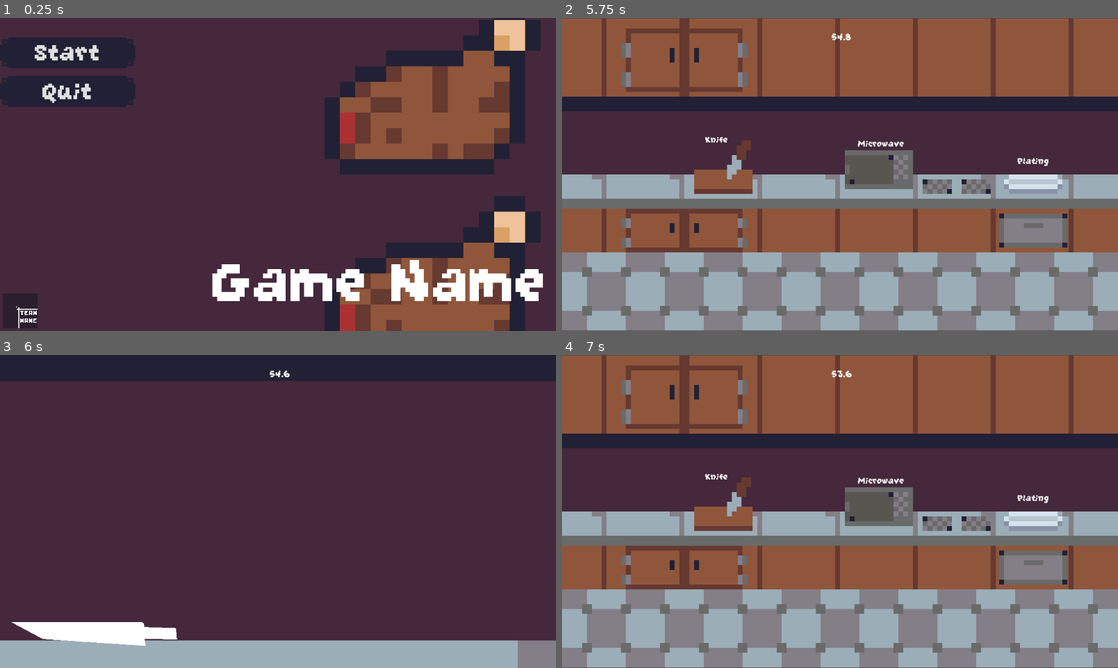
Above: before the commit, frames 1-4 (two rows, left to right).
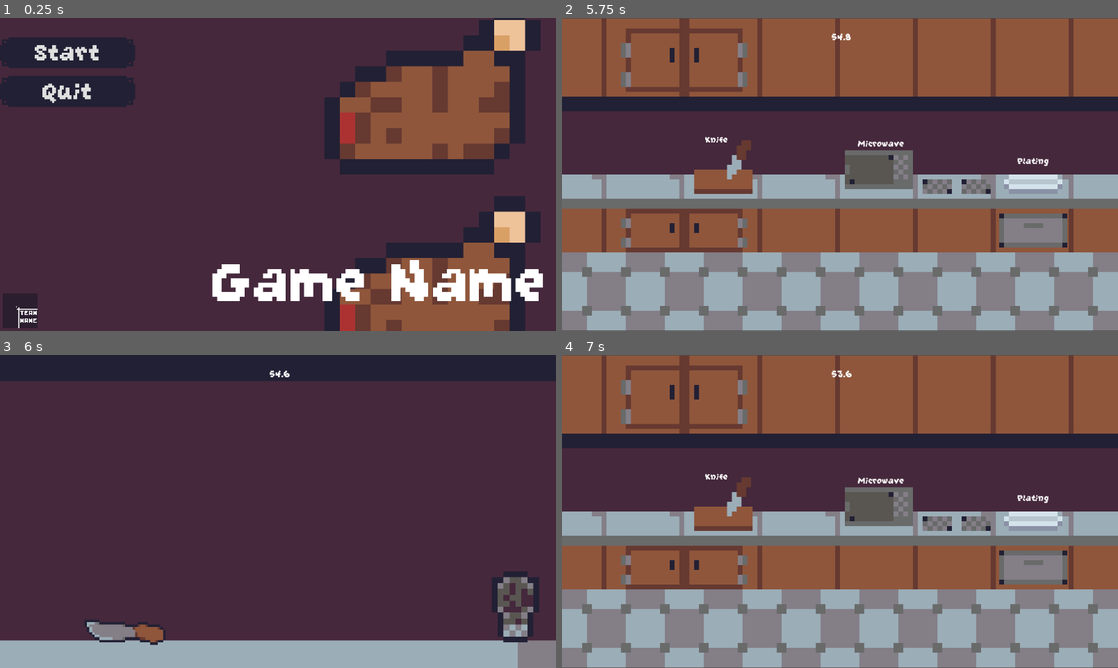
Above: after the commit, the same moments.

Repository: Sastingus/Team-name-GMTK-2026
Game: Godot game, scene res://scenes/worlds/main_menu.tscn
Same seed, same stepped clock (60 frames per second), same inputs: the game is played once before the commit and once after it.
Inputs (mouse positions are in pixels of both pictures, inside the frame that each line leads up to):
- Up to frame 1 (0.25 s): no input
- Up to frame 2 (5.75 s): click "Start" at 0.5 s; tap Enter at 1.25, 4.25 s; move the mouse to (812, 237) at 1.27 s; right-click (812, 237) at 1.35 s; move the mouse to (1006, 221) at 2.02 s; click (1006, 221) at 2.1 s; move the mouse to (673, 127) at 2.77 s; right-click (673, 127) at 2.85 s; tap Space at 3.5 s; move the mouse to (867, 174) at 3.52 s; click (867, 174) at 3.6 s; move the mouse to (756, 96) at 4.27 s; right-click (756, 96) at 4.35 s; move the mouse to (962, 158) at 5.02 s; click (962, 158) at 5.1 s
- Up to frame 3 (6 s): move the mouse to (166, 527) at 5.77 s; right-click (166, 527) at 5.85 s
- Up to frame 4 (7 s): tap Space at 6.5 s; move the mouse to (656, 636) at 6.52 s; click (656, 636) at 6.6 s

Frames 1-2 are identical in both runs. In frame 3, 3.0% of the frame differs, in the area x 2-97%, y 69-93%; in frame 4, nothing differs.

Commit message:
new plate and new knife

Diff:
--- a/scenes/tools/Plate/plate.gd
+++ b/scenes/tools/Plate/plate.gd
@@ -3,7 +3,7 @@
 
 var current_target : RigidBody2D
 @onready var animation_player: AnimationPlayer = $AnimationPlayer
-@onready var sprite: Polygon2D = $Polygon2D
+@onready var sprite: AnimatedSprite2D = $AnimatedSprite2D
 @onready var button: Button = $Button
 
 func send_off():
--- a/scenes/tools/Plate/plate.tscn
+++ b/scenes/tools/Plate/plate.tscn
@@ -1,51 +1,67 @@
 [gd_scene format=3 uid="uid://bui68jasparpc"]
 
-[ext_resource type="Script" uid="uid://mi7yld5w24xv" path="res://scenes/tools/plate/plate.gd" id="1_ui4i7"]
+[ext_resource type="Script" uid="uid://mi7yld5w24xv" path="res://scenes/tools/Plate/plate.gd" id="1_ui4i7"]
 [ext_resource type="Theme" uid="uid://bfti8v7mjvobe" path="res://assets/button_theme.tres" id="2_u3mkx"]
+[ext_resource type="Texture2D" uid="uid://dwjbn17x3xyne" path="res://assets/Sprite-0002.png" id="3_nmvp8"]
+
+[sub_resource type="AtlasTexture" id="AtlasTexture_nmvp8"]
+atlas = ExtResource("3_nmvp8")
+region = Rect2(0, 64, 256, 64)
+
+[sub_resource type="SpriteFrames" id="SpriteFrames_j4oyv"]
+animations = [{
+"frames": [{
+"duration": 1.0,
+"texture": SubResource("AtlasTexture_nmvp8")
+}],
+"loop": 1,
+"name": &"default",
+"speed": 5.0
+}]
 
 [sub_resource type="RectangleShape2D" id="RectangleShape2D_07jyi"]
-size = Vector2(554, 26)
+size = Vector2(290, 26)
 
 [sub_resource type="RectangleShape2D" id="RectangleShape2D_1gpru"]
-size = Vector2(554, 30)
+size = Vector2(286, 62)
 
 [sub_resource type="Animation" id="Animation_oicni"]
 length = 0.001
 tracks/0/type = "value"
 tracks/0/imported = false
 tracks/0/enabled = true
-tracks/0/path = NodePath("Polygon2D:position")
+tracks/0/path = NodePath("CollisionShape2D:disabled")
 tracks/0/interp = 1
 tracks/0/loop_wrap = true
 tracks/0/keys = {
 "times": PackedFloat32Array(0),
 "transitions": PackedFloat32Array(1),
-"update": 0,
-"values": [Vector2(-19, 33)]
+"update": 1,
+"values": [false]
 }
 tracks/1/type = "value"
 tracks/1/imported = false
 tracks/1/enabled = true
-tracks/1/path = NodePath("Polygon2D:rotation")
+tracks/1/path = NodePath("AnimatedSprite2D:position")
 tracks/1/interp = 1
 tracks/1/loop_wrap = true
 tracks/1/keys = {
 "times": PackedFloat32Array(0),
 "transitions": PackedFloat32Array(1),
 "update": 0,
-"values": [0.008748049]
+"values": [Vector2(-19, 1)]
 }
 tracks/2/type = "value"
 tracks/2/imported = false
 tracks/2/enabled = true
-tracks/2/path = NodePath("CollisionShape2D:disabled")
+tracks/2/path = NodePath("AnimatedSprite2D:rotation")
 tracks/2/interp = 1
 tracks/2/loop_wrap = true
 tracks/2/keys = {
 "times": PackedFloat32Array(0),
 "transitions": PackedFloat32Array(1),
-"update": 1,
-"values": [false]
+"update": 0,
+"values": [0.0]
 }
 
 [sub_resource type="Animation" id="Animation_u3mkx"]
@@ -53,61 +69,49 @@
 tracks/0/type = "value"
 tracks/0/imported = false
 tracks/0/enabled = true
-tracks/0/path = NodePath("Polygon2D:position")
+tracks/0/path = NodePath("CollisionShape2D:disabled")
 tracks/0/interp = 1
 tracks/0/loop_wrap = true
 tracks/0/keys = {
-"times": PackedFloat32Array(0, 0.66333336, 0.76666665, 0.9667),
-"transitions": PackedFloat32Array(1, 1, 1, 1),
-"update": 0,
-"values": [Vector2(-19, -2500), Vector2(-19, 33), Vector2(-19, 20), Vector2(-19, 33)]
-}
-tracks/1/type = "value"
-tracks/1/imported = false
-tracks/1/enabled = true
-tracks/1/path = NodePath("Polygon2D:rotation")
-tracks/1/interp = 1
-tracks/1/loop_wrap = true
-tracks/1/keys = {
-"times": PackedFloat32Array(0, 0.6147861, 0.7, 0.8076874, 0.9728331),
-"transitions": PackedFloat32Array(1, 1, 1, 1, 1),
-"update": 0,
-"values": [0.00872664625997164, 0.00872664625997164, -0.06457718232378999, 0.06457718232378999, 0.00872664625997164]
-}
-tracks/2/type = "value"
-tracks/2/imported = false
-tracks/2/enabled = true
-tracks/2/path = NodePath("CollisionShape2D:disabled")
-tracks/2/interp = 1
-tracks/2/loop_wrap = true
-tracks/2/keys = {
 "times": PackedFloat32Array(0, 0.7),
 "transitions": PackedFloat32Array(1, 1),
 "update": 1,
 "values": [true, false]
 }
+tracks/1/type = "value"
+tracks/1/imported = false
+tracks/1/enabled = true
+tracks/1/path = NodePath("AnimatedSprite2D:position")
+tracks/1/interp = 1
+tracks/1/loop_wrap = true
+tracks/1/keys = {
+"times": PackedFloat32Array(0, 0.66333336, 0.76666665, 0.9667),
+"transitions": PackedFloat32Array(1, 1, 1, 1),
+"update": 0,
+"values": [Vector2(-19, -2500), Vector2(-19, 1), Vector2(-19, -5.46), Vector2(-19, 1)]
+}
+tracks/2/type = "value"
+tracks/2/imported = false
+tracks/2/enabled = true
+tracks/2/path = NodePath("AnimatedSprite2D:rotation")
+tracks/2/interp = 1
+tracks/2/loop_wrap = true
+tracks/2/keys = {
+"times": PackedFloat32Array(0, 0.6147861, 0.7, 0.8076874, 0.9728331),
+"transitions": PackedFloat32Array(1, 1, 1, 1, 1),
+"update": 0,
+"values": [0.00872664625997164, 0.00872664625997164, -0.06457718232378999, 0.06457718232378999, 0.0]
+}
 
 [sub_resource type="Animation" id="Animation_ui4i7"]
 resource_name = "send_off"
-tracks/0/type = "value"
+tracks/0/type = "method"
 tracks/0/imported = false
 tracks/0/enabled = true
-tracks/0/path = NodePath("Polygon2D:position")
+tracks/0/path = NodePath(".")
 tracks/0/interp = 1
 tracks/0/loop_wrap = true
 tracks/0/keys = {
-"times": PackedFloat32Array(0, 0.16666667, 1),
-"transitions": PackedFloat32Array(1, 1, 1),
-"update": 0,
-"values": [Vector2(-19, 33), Vector2(-75, 33), Vector2(4500, 33)]
-}
-tracks/1/type = "method"
-tracks/1/imported = false
-tracks/1/enabled = true
-tracks/1/path = NodePath(".")
-tracks/1/interp = 1
-tracks/1/loop_wrap = true
-tracks/1/keys = {
 "times": PackedFloat32Array(0.96666664),
 "transitions": PackedFloat32Array(1),
 "values": [{
@@ -115,17 +119,29 @@
 "method": &"delete_target"
 }]
 }
-tracks/2/type = "value"
-tracks/2/imported = false
-tracks/2/enabled = true
-tracks/2/path = NodePath("CollisionShape2D:disabled")
-tracks/2/interp = 1
-tracks/2/loop_wrap = true
-tracks/2/keys = {
+tracks/1/type = "value"
+tracks/1/imported = false
+tracks/1/enabled = true
+tracks/1/path = NodePath("CollisionShape2D:disabled")
+tracks/1/interp = 1
+tracks/1/loop_wrap = true
+tracks/1/keys = {
 "times": PackedFloat32Array(0, 0.2),
 "transitions": PackedFloat32Array(1, 1),
 "update": 1,
 "values": [false, true]
+}
+tracks/2/type = "value"
+tracks/2/imported = false
+tracks/2/enabled = true
+tracks/2/path = NodePath("AnimatedSprite2D:position")
+tracks/2/interp = 1
+tracks/2/loop_wrap = true
+tracks/2/keys = {
+"times": PackedFloat32Array(0, 0.16666667, 1),
+"transitions": PackedFloat32Array(1, 1, 1),
+"update": 0,
+"values": [Vector2(-19, 1), Vector2(-75, 1), Vector2(4500, 1)]
 }
 
 [sub_resource type="AnimationLibrary" id="AnimationLibrary_u3mkx"]
@@ -138,6 +154,13 @@
 [node name="Plate" type="StaticBody2D" unique_id=36069530]
 script = ExtResource("1_ui4i7")
 
+[node name="AnimatedSprite2D" type="AnimatedSprite2D" parent="." unique_id=86514254]
+z_index = -1
+position = Vector2(-19, 1)
+scale = Vector2(1.609375, 1.609375)
+sprite_frames = SubResource("SpriteFrames_j4oyv")
+offset = Vector2(35.7, 0)
+
 [node name="CollisionShape2D" type="CollisionShape2D" parent="." unique_id=1075054988]
 position = Vector2(0, 27)
 shape = SubResource("RectangleShape2D_07jyi")
@@ -145,14 +168,8 @@
 [node name="PlatingArea" type="Area2D" parent="." unique_id=855104204]
 
 [node name="CollisionShape2D" type="CollisionShape2D" parent="PlatingArea" unique_id=101243668]
-position = Vector2(0, 5)
+position = Vector2(0, -11)
 shape = SubResource("RectangleShape2D_1gpru")
-
-[node name="Polygon2D" type="Polygon2D" parent="." unique_id=38518178]
-position = Vector2(-19, 33)
-rotation = 0.008748049
-polygon = PackedVector2Array(-265.66638, -14.666664, 333.0003, -18.666664, 271.667, 1.3333359, -225.66638, 5.333336)
-uv = PackedVector2Array(-265.66638, -14.666664, 333.0003, -18.666664, 271.667, 1.3333359, -221.66638, 8.666672)
 
 [node name="AnimationPlayer" type="AnimationPlayer" parent="." unique_id=1142493999]
 libraries/ = SubResource("AnimationLibrary_u3mkx")
--- a/scenes/tools/knife/knife.tscn
+++ b/scenes/tools/knife/knife.tscn
@@ -1,13 +1,14 @@
-[gd_scene load_steps=10 format=3 uid="uid://62n6doyhs72j"]
+[gd_scene format=3 uid="uid://62n6doyhs72j"]
 
 [ext_resource type="Script" uid="uid://b0lpf3g3ln4ik" path="res://scenes/tools/knife/knife.gd" id="1_w11nj"]
 [ext_resource type="Script" uid="uid://dx8leo388mpyq" path="res://scenes/components/grab_component.gd" id="2_ti4u6"]
+[ext_resource type="Texture2D" uid="uid://dwjbn17x3xyne" path="res://assets/Sprite-0002.png" id="3_b8owq"]
 
 [sub_resource type="RectangleShape2D" id="RectangleShape2D_b8owq"]
-size = Vector2(361, 77)
+size = Vector2(223.91324, 69.24255)
 
 [sub_resource type="RectangleShape2D" id="RectangleShape2D_w7u1n"]
-size = Vector2(339, 39)
+size = Vector2(190.91324, 39)
 
 [sub_resource type="Gradient" id="Gradient_ti4u6"]
 colors = PackedColorArray(0.4722861, 0.37187958, 0.3615785, 1, 0.68072534, 0.5686767, 0.55545163, 1)
@@ -32,37 +33,46 @@
 scale_curve = SubResource("CurveTexture_ert77")
 color_ramp = SubResource("GradientTexture1D_b8owq")
 
-[node name="Knife" type="RigidBody2D"]
+[sub_resource type="AtlasTexture" id="AtlasTexture_w7u1n"]
+atlas = ExtResource("3_b8owq")
+region = Rect2(0, 0, 128, 64)
+
+[sub_resource type="SpriteFrames" id="SpriteFrames_0onbk"]
+animations = [{
+"frames": [{
+"duration": 1.0,
+"texture": SubResource("AtlasTexture_w7u1n")
+}],
+"loop": 1,
+"name": &"default",
+"speed": 5.0
+}]
+
+[node name="Knife" type="RigidBody2D" unique_id=26157594]
 collision_mask = 3
 contact_monitor = true
 max_contacts_reported = 1
 script = ExtResource("1_w11nj")
 
-[node name="GrabComponent" type="Node2D" parent="." node_paths=PackedStringArray("grab_area", "parent")]
+[node name="GrabComponent" type="Node2D" parent="." unique_id=1046929104 node_paths=PackedStringArray("grab_area", "parent")]
 script = ExtResource("2_ti4u6")
 grab_area = NodePath("../Area2D")
 parent = NodePath("..")
 station = 3
 metadata/_custom_type_script = "uid://dx8leo388mpyq"
 
-[node name="Area2D" type="Area2D" parent="."]
+[node name="Area2D" type="Area2D" parent="." unique_id=997075837]
 position = Vector2(-285.08676, -14.242558)
 
-[node name="CollisionShape2D2" type="CollisionShape2D" parent="Area2D"]
-position = Vector2(158.5, 21.5)
+[node name="CollisionShape2D2" type="CollisionShape2D" parent="Area2D" unique_id=2090309840]
+position = Vector2(227.04338, 17.621279)
 shape = SubResource("RectangleShape2D_b8owq")
 
-[node name="CollisionShape2D" type="CollisionShape2D" parent="."]
-position = Vector2(-124.58676, 1.2574425)
+[node name="CollisionShape2D" type="CollisionShape2D" parent="." unique_id=814994311]
+position = Vector2(-50.54338, 1.2574425)
 shape = SubResource("RectangleShape2D_w7u1n")
 
-[node name="Polygon2D" type="Polygon2D" parent="."]
-position = Vector2(-197.08676, -13.242558)
-scale = Vector2(0.49629465, 0.4407028)
-polygon = PackedVector2Array(-203.33333, -15.33333, 348.66672, -13.999994, 354, 8, 485.33337, 13.333333, 489.33334, 66, 354.6667, 64.66668, 358.00037, 96.47468, -70.83195, 64.47467)
-uv = PackedVector2Array(-202.66666, -18.666664, 349.33337, -27.333328, 354, 8, 441.33337, 12, 448, 64, 354.6667, 57.333344, 358.00037, 105.808014, -118.16528, 86.47467)
-
-[node name="HitParticles" type="GPUParticles2D" parent="."]
+[node name="HitParticles" type="GPUParticles2D" parent="." unique_id=968718610]
 top_level = true
 z_index = 1
 emitting = false
@@ -72,9 +82,14 @@
 explosiveness = 0.83
 process_material = SubResource("ParticleProcessMaterial_ttaj1")
 
-[node name="HitCooldown" type="Timer" parent="."]
+[node name="HitCooldown" type="Timer" parent="." unique_id=752899643]
 wait_time = 0.25
 one_shot = true
 
+[node name="AnimatedSprite2D" type="AnimatedSprite2D" parent="." unique_id=1907559741]
+position = Vector2(-62, 0.99999976)
+scale = Vector2(1.3125, 1.3125)
+sprite_frames = SubResource("SpriteFrames_0onbk")
+
 [connection signal="body_entered" from="." to="." method="_on_body_entered"]
 [connection signal="timeout" from="HitCooldown" to="." method="_on_hit_cooldown_timeout"]
--- a/scenes/tools/pepper_shaker/pepper_shaker.tscn
+++ b/scenes/tools/pepper_shaker/pepper_shaker.tscn
@@ -1,21 +1,21 @@
 [gd_scene format=3 uid="uid://dmb07pac4ciu4"]
 
 [ext_resource type="Script" uid="uid://du1tdvdh7mxch" path="res://scenes/tools/pepper_shaker/pepper_shaker.gd" id="1_3pjeb"]
-[ext_resource type="Texture2D" uid="uid://cb6vlcd35ghgu" path="res://assets/Sprite-0008.png" id="1_5slq1"]
+[ext_resource type="Texture2D" uid="uid://b4686dfjtaoin" path="res://assets/Sprite-0008.png" id="1_5slq1"]
 [ext_resource type="Script" uid="uid://dx8leo388mpyq" path="res://scenes/components/grab_component.gd" id="2_7jw6a"]
 
 [sub_resource type="RectangleShape2D" id="RectangleShape2D_3pjeb"]
 size = Vector2(105.000015, 148.99998)
 
-[sub_resource type="AtlasTexture" id="AtlasTexture_k2krf"]
+[sub_resource type="AtlasTexture" id="AtlasTexture_3pjeb"]
 atlas = ExtResource("1_5slq1")
-region = Rect2(192, 64, 64, 64)
+region = Rect2(48, 16, 16, 16)
 
 [sub_resource type="SpriteFrames" id="SpriteFrames_07jyi"]
 animations = [{
 "frames": [{
 "duration": 1.0,
-"texture": SubResource("AtlasTexture_k2krf")
+"texture": SubResource("AtlasTexture_3pjeb")
 }],
 "loop": 1,
 "name": &"default",
@@ -66,7 +66,7 @@
 
 [node name="AnimatedSprite2D" type="AnimatedSprite2D" parent="." unique_id=2000902153]
 rotation = -3.1415925
-scale = Vector2(3.15625, 3.15625)
+scale = Vector2(12.279169, 12.279169)
 sprite_frames = SubResource("SpriteFrames_07jyi")
 
 [node name="PepperArea" type="Area2D" parent="." unique_id=498909171]
